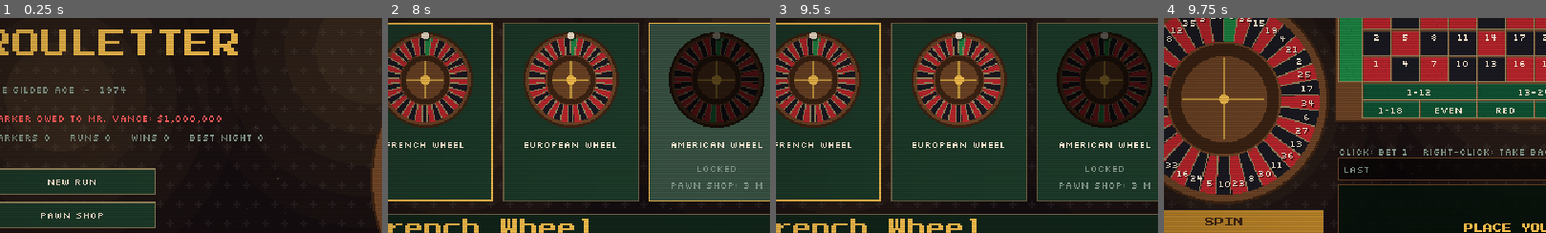
Above: before the commit, frames 1-4 (left to right).
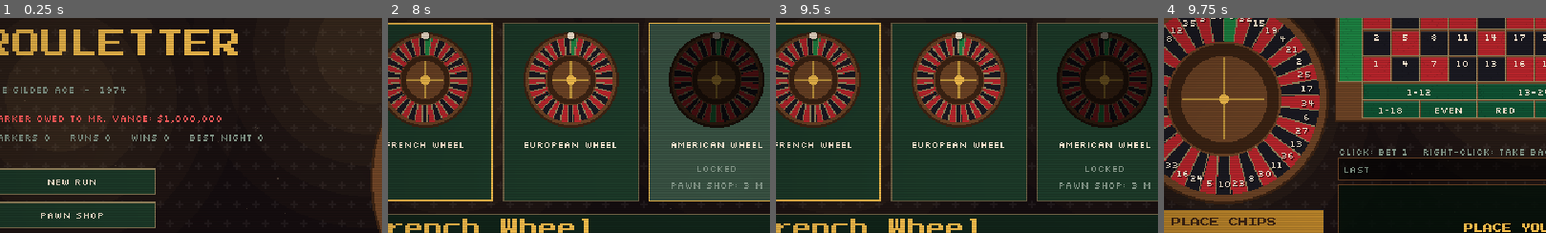
Above: after the commit, the same moments.

Repository: sugnauk/Rouletter
Game: Godot game, scene res://scenes/main.tscn
Same seed, same stepped clock (60 frames per second), same inputs: the game is played once before the commit and once after it.
Inputs (mouse positions are % of the whole screen's width and height, from its top left):
- Up to frame 1 (0.25 s): no input
- Up to frame 2 (8 s): click "New Run" at 0.5 s; click "New Run" at 1.25 s; click "Pawn Shop" at 2 s; click "Pawn Shop" at 2.75 s; click "New Run" at 3.5 s; click "Pawn Shop" at 4.25 s; tap Enter at 5, 5.1 s; move the mouse to (72, 45) at 5.02 s; click (72, 45) at 5.17 s; tap Space at 5.27 s; click "French Wheel" at 5.75 s; click "European Wheel" at 6.5 s; click "American Wheel" at 7.25 s
- Up to frame 3 (9.5 s): click "Mini Wheel" at 8 s; click "Triple Zero" at 8.75 s
- Up to frame 4 (9.75 s): click "Deal me in" at 9.5 s
The pictures show only the part of the screen within x 6-56%, y 12-62%; the shares and areas given below are measured in that part.

Frames 1-3 are identical in both runs. In frame 4, 0.5% of the frame differs, in the area x 2-30%, y 92-97%.

Commit message:
Force placing rack chips before leaving the Cage or spinning
Co-Authored-By: Claude Sonnet 5.5 <noreply@anthropic.com>
Claude-Session: https://claude.ai/code/session_013q6d3yRkHgTahmnKYGjD8n

Diff:
--- a/core/run_state.gd
+++ b/core/run_state.gd
@@ -399,6 +399,16 @@
 	return true
 
 
+## True while a rack chip is waiting that could go somewhere on the felt. The UI makes you
+## place those before leaving the Cage or spinning.
+func has_unplaced_chips() -> bool:
+	for item in inventory:
+		for k in felt.board.all_bet_keys():
+			if can_place_chip(item.kind, k):
+				return true
+	return false
+
+
 func leave_shop() -> bool:
 	if phase != Phase.SHOP or shop.pending_upgrade != "":
 		return false
--- a/scenes/screens/shop_screen.gd
+++ b/scenes/screens/shop_screen.gd
@@ -148,7 +148,14 @@
 
 
 func _next() -> void:
-	if main.run.leave_shop():
+	if main.run.has_unplaced_chips():
+		status_lbl.text = "Place the chips in your rack before you leave."
+		Sfx.play("click")
+		if selected_item < 0:
+			selected_item = 0
+			refresh()
+			status_lbl.text = "Place the chips in your rack before you leave."
+	elif main.run.leave_shop():
 		Sfx.play("click")
 		main.route()
 	else:
--- a/scenes/screens/table_screen.gd
+++ b/scenes/screens/table_screen.gd
@@ -183,7 +183,7 @@
 		take_per_spin = ev.take
 		chance = Odds.hit_chance(run.felt, t.target - t.take, t.spins_left)
 	spin_btn.disabled = spinning or run.phase != RunState.Phase.TABLE
-	spin_btn.text = "CALLED SPIN" if run.is_called_spin() else "SPIN"
+	spin_btn.text = "CALLED SPIN" if run.is_called_spin() else ("PLACE CHIPS" if run.has_unplaced_chips() else "SPIN")
 	_refresh_tokens()
 	if t.boss:
 		var e: Dictionary = Content.ENFORCERS[t.enforcer]
@@ -410,6 +410,12 @@
 func _on_spin() -> void:
 	var run = main.run
 	if spinning or run.phase != RunState.Phase.TABLE or main.dialogue.is_open():
+		return
+	if run.has_unplaced_chips():
+		_status("Place the chips in your rack before you spin.")
+		if selected_item < 0:
+			selected_item = 0
+			_refresh_tokens()
 		return
 	spinning = true
 	spin_btn.disabled = true
Not shown, added: core/version.gd.uid
